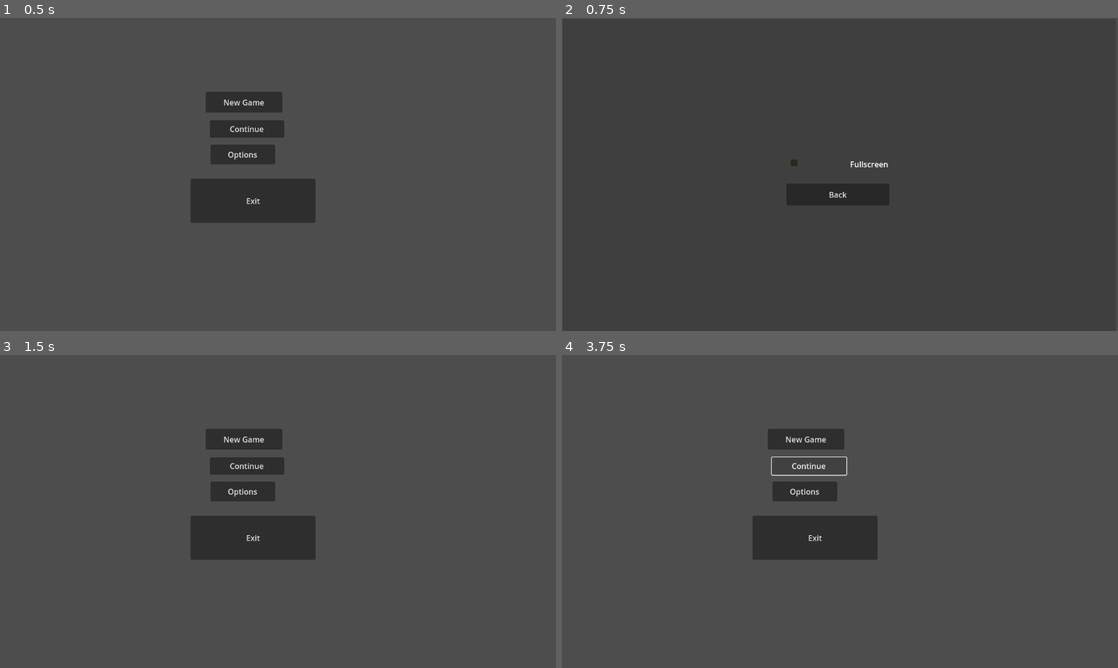
Above: before the commit, frames 1-4 (two rows, left to right).
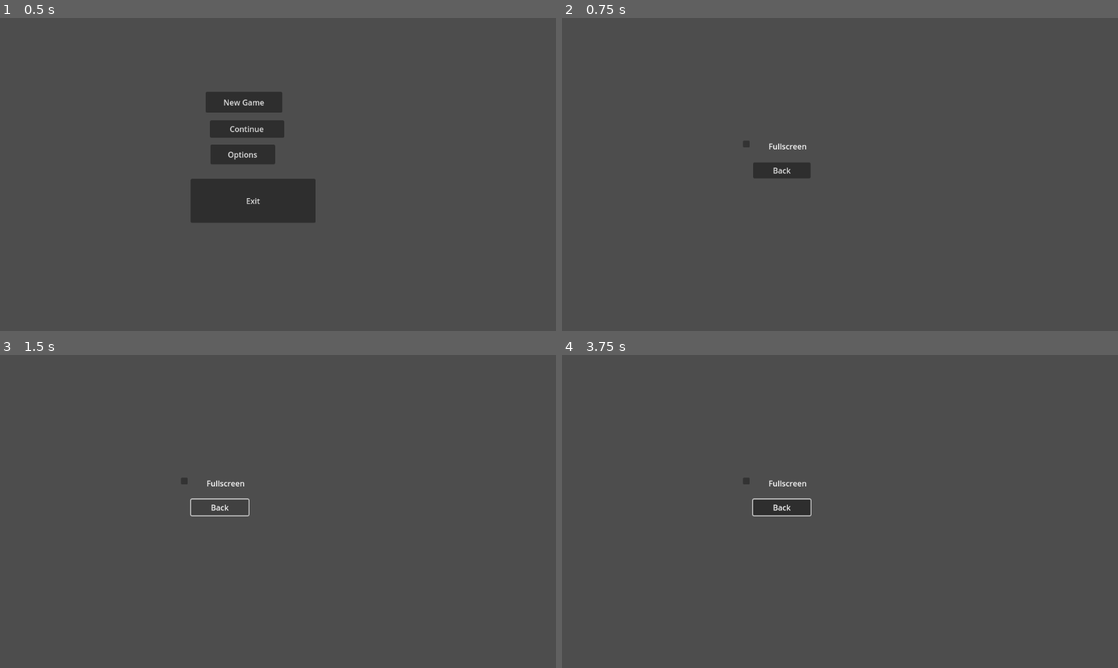
Above: after the commit, the same moments.

Repository: Perfs123/Housing-Crisis-Simulator
Game: Godot game, scene res://menu.tscn
The game is run twice, just before and just after one commit, with the same random seed, the same clock (stepped at 60 frames per second) and the same inputs.
Inputs (mouse positions are in pixels of both pictures, inside the frame that each line leads up to):
- Up to frame 1 (0.5 s): no input
- Up to frame 2 (0.75 s): click "Options" at 0.5 s
- Up to frame 3 (1.5 s): click "Back" at 1.25 s
- Up to frame 4 (3.75 s): click (806, 439) at 2 s, where only the run before the commit has a clickable "New Game"; click (806, 439) at 2.75 s, where only the run before the commit has a clickable "New Game"; click (806, 464) at 3.5 s, where only the run before the commit has a clickable "Continue"

Frame 1 is identical in both runs. In frame 2, 1.5% of the frame differs, in the area x 37-59%, y 40-60%; in frame 3, 5.5%, in the area x 32-57%, y 23-66%; in frame 4, 5.4%.

Commit message:
trying to add back to current scene
and storing variables

Diff:
--- /dev/null
+++ b/Global.gd
@@ -0,0 +1,15 @@
+extends Node
+
+var previous_scene_path = ""
+var current_scene_path = ""
+var main_variables = {}
+
+
+func change_scene_to(path: String):
+	current_scene_path = path
+	var scene = load(path).instance()
+	get_tree().change_scene_to(scene)
+
+func go_back():
+	if previous_scene_path != "":
+		get_tree().change_scene(previous_scene_path)
--- /dev/null
+++ b/Options.gd
@@ -0,0 +1,14 @@
+extends Control
+
+
+
+func _on_check_box_toggled(toggled_on):
+	if toggled_on:
+		DisplayServer.window_set_mode(DisplayServer.WINDOW_MODE_FULLSCREEN,0)
+	else:
+		DisplayServer.window_set_mode(DisplayServer.WINDOW_MODE_WINDOWED,0)
+
+
+
+func _on_back_pressed():
+	Global.go_back()
--- a/mainGame.gd
+++ b/mainGame.gd
@@ -1 +1,18 @@
 extends Control
+
+var salary : Label
+
+func _ready():
+	salary = $Salary
+	if Global.current_scene_path == "res://menu.tscn" and Global.main_variables:
+		salary = Global.main_variables["salary"]
+
+func _on_settings_button_pressed():
+	Global.main_variables = {"salary": salary}
+	Global.change_scene_to("res://options.tscn")
+
+
+
+
+func _on_button_pressed():
+	salary.text = "5"
--- a/main_game.tscn
+++ b/main_game.tscn
@@ -7,6 +7,64 @@
 anchors_preset = 15
 anchor_right = 1.0
 anchor_bottom = 1.0
+offset_left = 3.0
+offset_top = 3.0
+offset_right = 3.0
+offset_bottom = 3.0
 grow_horizontal = 2
 grow_vertical = 2
 script = ExtResource("1_w2hs1")
+
+[node name="JobsButton" type="Button" parent="."]
+layout_mode = 0
+offset_left = 162.0
+offset_top = 105.0
+offset_right = 313.0
+offset_bottom = 160.0
+text = "Jobs"
+
+[node name="SettingsButton" type="Button" parent="."]
+offset_left = 1025.0
+offset_top = 5.0
+offset_right = 1131.0
+offset_bottom = 36.0
+text = "Settings"
+
+[node name="Button3" type="Button" parent="."]
+offset_left = 611.0
+offset_top = 108.0
+offset_right = 762.0
+offset_bottom = 163.0
+
+[node name="AppartmentButton" type="Button" parent="."]
+offset_left = 381.0
+offset_top = 108.0
+offset_right = 546.0
+offset_bottom = 163.0
+text = "Appartment/Houses"
+
+[node name="SalaryLabel" type="Label" parent="."]
+layout_mode = 0
+offset_left = 14.0
+offset_top = 12.0
+offset_right = 66.0
+offset_bottom = 35.0
+text = "Salary:"
+
+[node name="Salary" type="Label" parent="."]
+layout_mode = 0
+offset_left = 81.0
+offset_top = 14.0
+offset_right = 133.0
+offset_bottom = 37.0
+text = "$0"
+
+[node name="Button" type="Button" parent="Salary"]
+layout_mode = 0
+offset_left = -16.0
+offset_top = 266.0
+offset_right = 81.0
+offset_bottom = 314.0
+
+[connection signal="pressed" from="SettingsButton" to="." method="_on_settings_button_pressed"]
+[connection signal="pressed" from="Salary/Button" to="." method="_on_button_pressed"]
--- a/menu.gd
+++ b/menu.gd
@@ -12,8 +12,6 @@
 	continueButton = $continue
 	optionsButton = $options
 	exitButton = $exit
-	optionsMenu = $optionsMenu
-	soundNumber = $optionsMenu/HSlider/soundNumber
 
 
 func _on_exit_pressed():
@@ -21,30 +19,9 @@
 
 
 func _on_options_pressed():
-	newGameButton.visible = false
-	continueButton.visible = false
-	optionsButton.visible = false
-	exitButton.visible = false
-	optionsMenu.visible = true
+	get_tree().change_scene_to_file("res://options.tscn")
 
 
 
-func _on_h_slider_value_changed(value):
-	AudioServer.set_bus_volume_db(AudioServer.get_bus_index("Master"), value + 100)
-	soundNumber.text = str(value)
-
-
-
-func _on_back_pressed():
-	newGameButton.visible = true
-	continueButton.visible = true
-	optionsButton.visible = true
-	exitButton.visible = true
-	optionsMenu.visible = false
-
-
-func _on_fullscreen_toggled(toggled_on):
-	if toggled_on:
-		DisplayServer.window_set_mode(DisplayServer.WINDOW_MODE_FULLSCREEN,0)
-	else:
-		DisplayServer.window_set_mode(DisplayServer.WINDOW_MODE_WINDOWED,0)
+func _on_new_game_pressed():
+	get_tree().change_scene_to_file("res://main_game.tscn")
--- a/menu.tscn
+++ b/menu.tscn
@@ -1,8 +1,6 @@
-[gd_scene load_steps=3 format=3 uid="uid://dp1x53i081wvs"]
+[gd_scene load_steps=2 format=3 uid="uid://dp1x53i081wvs"]
 
 [ext_resource type="Script" path="res://menu.gd" id="1_ga1oh"]
-
-[sub_resource type="ShaderMaterial" id="ShaderMaterial_dme2o"]
 
 [node name="Menu" type="Control"]
 layout_mode = 3
@@ -47,56 +45,6 @@
 offset_bottom = 424.0
 text = "Exit"
 
-[node name="optionsMenu" type="ColorRect" parent="."]
-visible = false
-self_modulate = Color(0.247059, 0.247059, 0.247059, 1)
-layout_mode = 1
-anchors_preset = 8
-anchor_left = 0.5
-anchor_top = 0.5
-anchor_right = 0.5
-anchor_bottom = 0.5
-offset_left = -575.0
-offset_top = -322.0
-offset_right = 572.0
-offset_bottom = 324.0
-grow_horizontal = 2
-grow_vertical = 2
-
-[node name="fullscreen" type="CheckBox" parent="optionsMenu"]
-self_modulate = Color(0.772549, 0.721569, 0, 1)
-material = SubResource("ShaderMaterial_dme2o")
-layout_mode = 1
-anchors_preset = 5
-anchor_left = 0.5
-anchor_right = 0.5
-offset_left = -105.5
-offset_top = 286.0
-offset_right = -81.5
-offset_bottom = 310.0
-grow_horizontal = 2
-
-[node name="fullscreenLabel" type="Label" parent="optionsMenu"]
-layout_mode = 1
-anchors_preset = 5
-anchor_left = 0.5
-anchor_right = 0.5
-offset_left = 22.5
-offset_top = 289.0
-offset_right = 101.5
-offset_bottom = 312.0
-grow_horizontal = 2
-text = "Fullscreen"
-
-[node name="back" type="Button" parent="optionsMenu"]
-layout_mode = 0
-offset_left = 464.0
-offset_top = 341.0
-offset_right = 677.0
-offset_bottom = 386.0
-text = "Back"
-
+[connection signal="pressed" from="newGame" to="." method="_on_new_game_pressed"]
 [connection signal="pressed" from="options" to="." method="_on_options_pressed"]
 [connection signal="pressed" from="exit" to="." method="_on_exit_pressed"]
-[connection signal="toggled" from="optionsMenu/fullscreen" to="." method="_on_fullscreen_toggled"]
-[connection signal="pressed" from="optionsMenu/back" to="." method="_on_back_pressed"]
--- /dev/null
+++ b/options.tscn
@@ -0,0 +1,46 @@
+[gd_scene load_steps=2 format=3 uid="uid://5x4qq5pc3wjf"]
+
+[ext_resource type="Script" path="res://Options.gd" id="1_v21mp"]
+
+[node name="Options" type="Control"]
+layout_mode = 3
+anchors_preset = 15
+anchor_right = 1.0
+anchor_bottom = 1.0
+grow_horizontal = 2
+grow_vertical = 2
+script = ExtResource("1_v21mp")
+
+[node name="ColorRect" type="ColorRect" parent="."]
+layout_mode = 0
+offset_left = 2.0
+offset_top = 5.0
+offset_right = 1152.0
+offset_bottom = 652.0
+color = Color(1, 1, 1, 0)
+
+[node name="FullscreenButton" type="CheckBox" parent="ColorRect"]
+layout_mode = 0
+offset_left = 368.0
+offset_top = 244.0
+offset_right = 392.0
+offset_bottom = 268.0
+
+[node name="Fullscreen" type="Label" parent="ColorRect"]
+layout_mode = 0
+offset_left = 426.0
+offset_top = 249.0
+offset_right = 505.0
+offset_bottom = 272.0
+text = "Fullscreen"
+
+[node name="Back" type="Button" parent="ColorRect"]
+layout_mode = 0
+offset_left = 394.0
+offset_top = 294.0
+offset_right = 513.0
+offset_bottom = 327.0
+text = "Back"
+
+[connection signal="toggled" from="ColorRect/FullscreenButton" to="." method="_on_check_box_toggled"]
+[connection signal="pressed" from="ColorRect/Back" to="." method="_on_back_pressed"]
--- a/project.godot
+++ b/project.godot
@@ -15,6 +15,10 @@
 config/features=PackedStringArray("4.2", "GL Compatibility")
 config/icon="res://icon.svg"
 
+[autoload]
+
+Global="*res://Global.gd"
+
 [display]
 
 window/stretch/mode="viewport"
